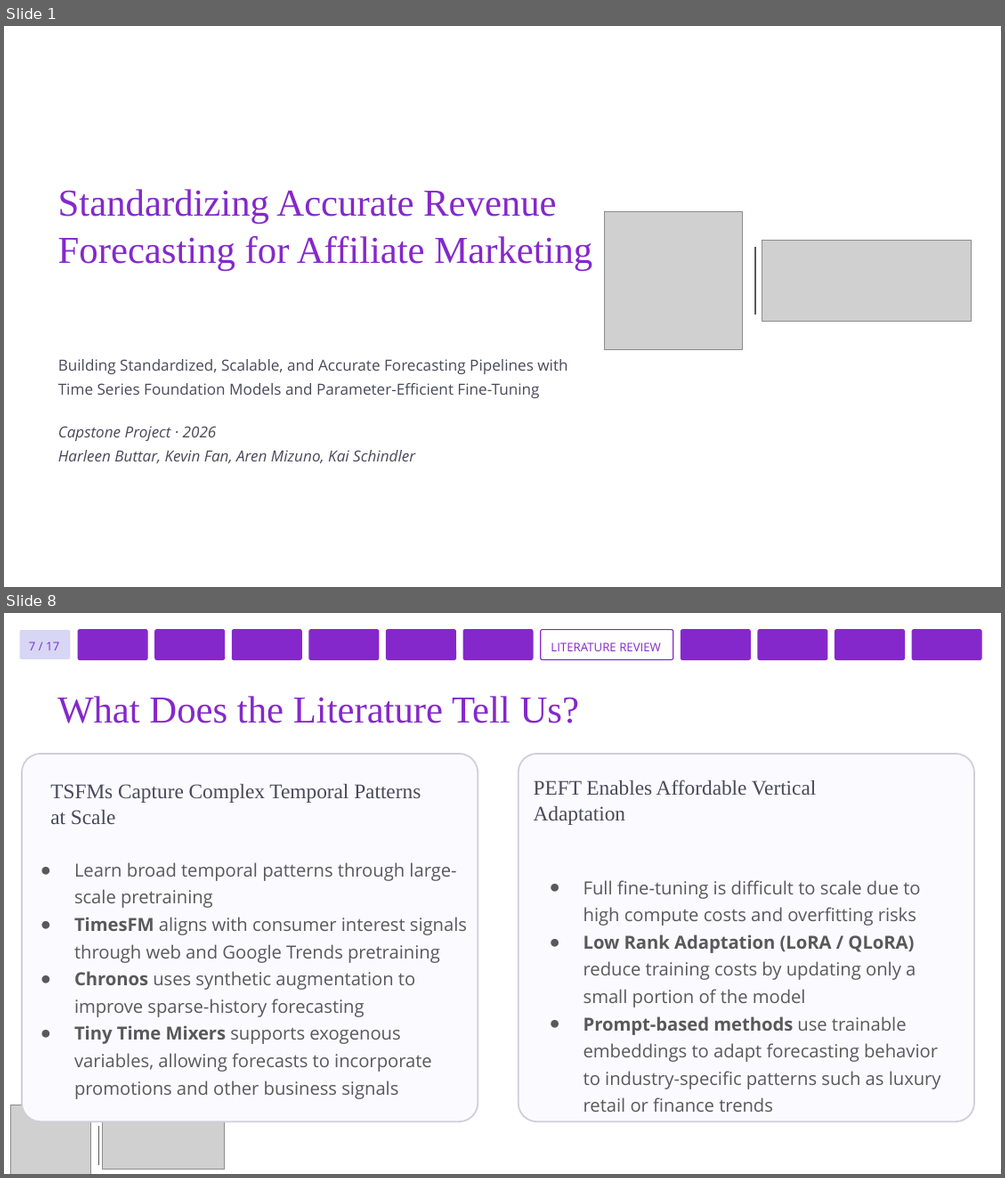
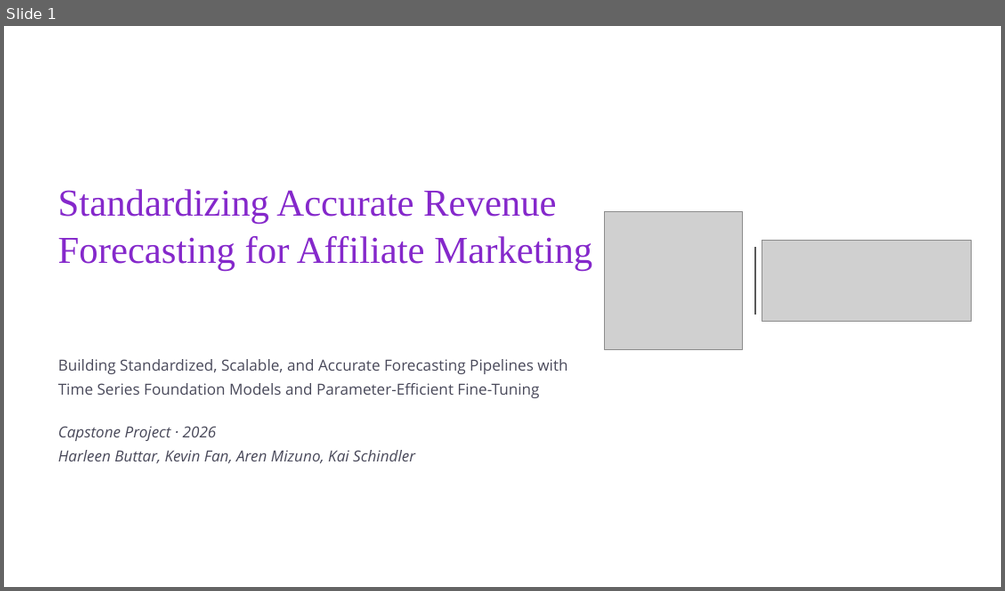
Before and after one commit to hkbuttar/Portfolio, a slide deck: assets/documents/experience/rakuten-capstone/Rakuten-Presentation.pptx. Shown one above the other, each under a label of ours: slides 1 and 8 before the commit, slide 1 after it; the slides between them are not shown. The pictures are 1005x1178 and 1005x591 pixels, drawn with LibreOffice and Linux fonts; fonts in the diff are those of the drawing; grey boxes stand for pictures. Boxes give left, top, right and bottom in pixels: in the first picture for what was removed or moved away, otherwise in the second. Text is boxed around its words. In the diff, an @@ line names an element or a change of style, - is before the commit and + after.

```diff
--- a/assets/documents/experience/rakuten-capstone/Rakuten-Presentation.pptx
+++ b/assets/documents/experience/rakuten-capstone/Rakuten-Presentation.pptx
@@ slide 8 removed at bbox=[4, 613, 1001, 1174], background #FFFFFF @@
@@ rounded rectangle removed at bbox=[20, 630, 71, 659] @@
@@ rounded rectangle removed at bbox=[78, 630, 147, 660] @@
@@ rounded rectangle removed at bbox=[155, 630, 226, 660] @@
@@ rounded rectangle removed at bbox=[232, 630, 302, 660] @@
@@ rounded rectangle removed at bbox=[309, 630, 379, 660] @@
@@ rounded rectangle removed at bbox=[386, 630, 455, 660] @@
@@ rounded rectangle removed at bbox=[463, 630, 534, 660] @@
@@ rounded rectangle removed at bbox=[541, 630, 673, 660] @@
-LITERATURE REVIEW
@@ rounded rectangle removed at bbox=[680, 630, 751, 660] @@
@@ rounded rectangle removed at bbox=[758, 630, 827, 660] @@
@@ rounded rectangle removed at bbox=[835, 630, 905, 660] @@
@@ rounded rectangle removed at bbox=[912, 630, 982, 660] @@
@@ text removed at bbox=[29, 641, 59, 650] @@
-7 / 17
@@ text removed at bbox=[57, 696, 579, 723] @@
-What Does the Literature Tell Us?
@@ rounded rectangle removed at bbox=[22, 754, 477, 1121] @@
@@ rounded rectangle removed at bbox=[518, 754, 974, 1121] @@
@@ text removed at bbox=[50, 784, 421, 824] @@
-TSFMs Capture Complex Temporal Patterns at Scale
@@ text removed at bbox=[534, 779, 816, 825] @@
-PEFT Enables Affordable Vertical Adaptation
@@ text removed at bbox=[74, 862, 467, 1099] @@
-● Learn broad temporal patterns through large-scale pretraining
-● TimesFM aligns with consumer interest signals through web and Google Trends pretraining
-● Chronos uses synthetic augmentation to improve sparse-history forecasting
-● Tiny Time Mixers supports exogenous variables, allowing forecasts to incorporate promotions and other business signals
@@ text removed at bbox=[583, 880, 941, 1089] @@
-● Full fine-tuning is difficult to scale due to high compute costs and overfitting risks
-● Low Rank Adaptation (LoRA / QLoRA) reduce training costs by updating only a small portion of the model
-● Prompt-based methods use trainable embeddings to adapt forecasting behavior to industry-specific patterns such as luxury retail or finance trends
@@ picture removed at bbox=[11, 1104, 92, 1174] @@
@@ line removed from (98, 1126) to (98, 1165) @@
@@ picture removed at bbox=[103, 1121, 225, 1169] @@
```
Also in this commit, not shown: 17 slides changed, 63 slides added, 10 other slides removed, 5 other files.
